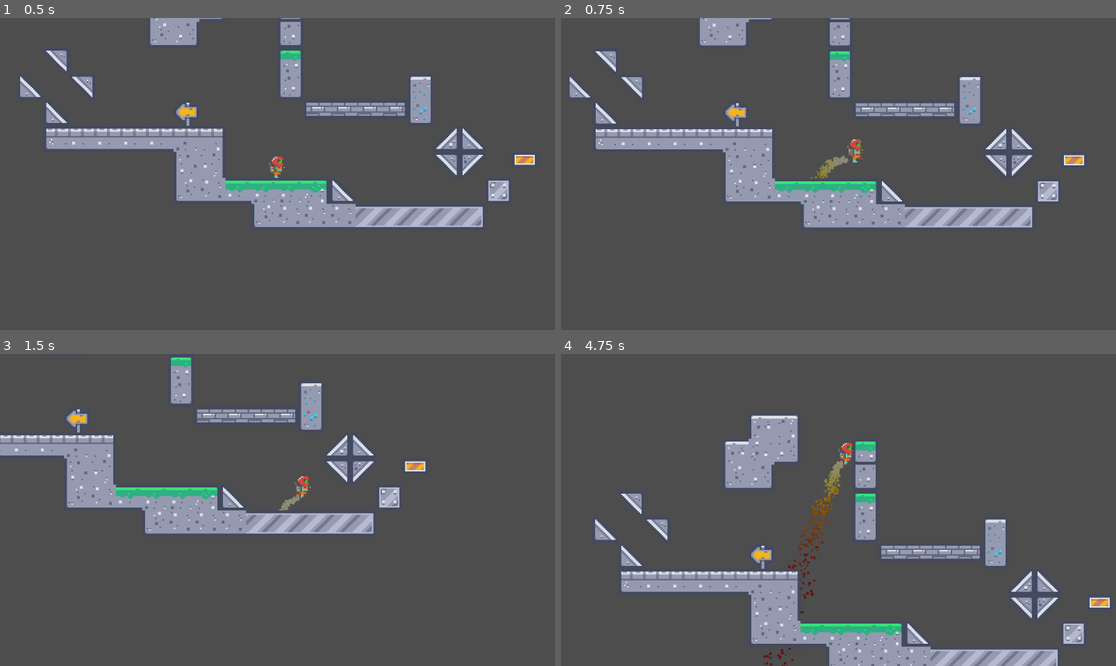
Above: before the commit, frames 1-4 (two rows, left to right).
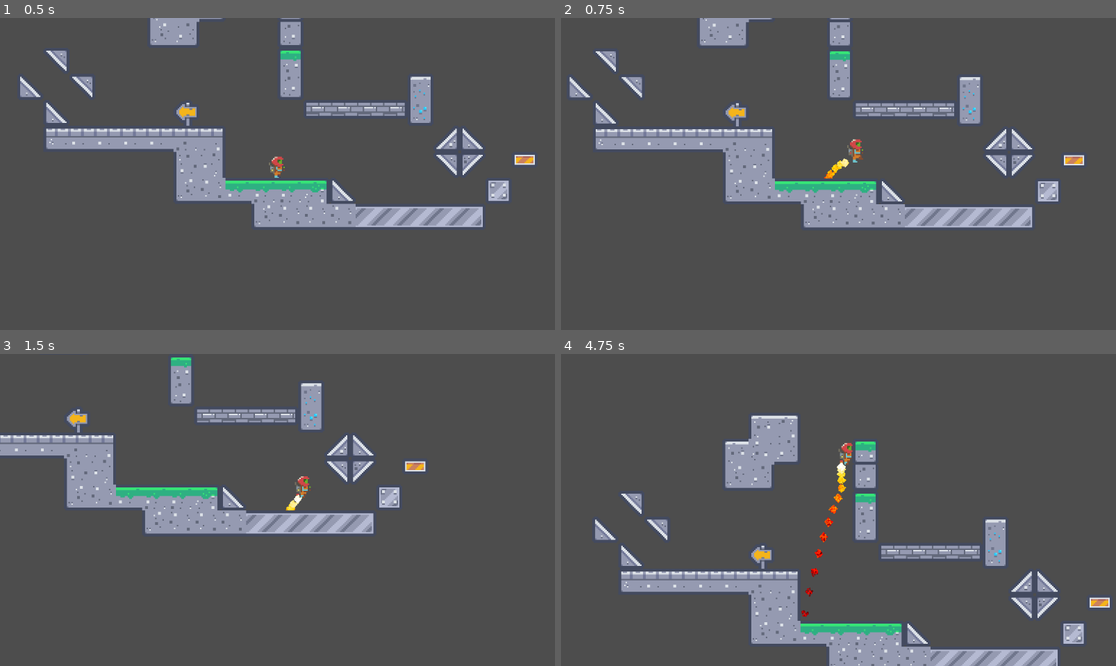
Above: after the commit, the same moments.

Repository: Kerwanc/TrantorIgniation
Game: Godot game, scene res://scenes/game.tscn
Same seed, same stepped clock (60 frames per second), same inputs: the game is played once before the commit and once after it.
Inputs:
- Up to frame 1 (0.5 s): no input
- Up to frame 2 (0.75 s): tap Enter (ui_accept) at 0.5 s; hold Right (ui_right) from 0.53 s (still down); hold Enter (ui_accept) from 0.53 s (still down)
- Up to frame 3 (1.5 s): keep holding Right (ui_right); release Enter (ui_accept) at 1.28 s; tap Enter (ui_accept) at 1.35 s
- Up to frame 4 (4.75 s): tap Enter (ui_accept) at 1.52, 1.82, 2.85, 3.02, 3.32, 4.35, 4.52 s; release Right (ui_right) at 2.03 s; hold Enter (ui_accept) 2.03-2.78 s; hold Left (ui_left) 2.03-4.28 s; hold Enter (ui_accept) 3.53-4.28 s; hold Right (ui_right) from 4.28 s (still down)

Frame 1 is identical in both runs. In frame 2, 0.2% of the frame differs, in the area x 44-52%, y 43-52%; in frame 3, 0.1%; in frame 4, 0.8%, in the area x 36-52%, y 34-100%.

Commit message:
feat(particles): adding new way to display particles and adding shake when charging

Diff:
--- /dev/null
+++ b/scenes/cpu_particles_2d.gd
@@ -0,0 +1,22 @@
+extends CPUParticles2D
+
+@export var max_lifetime: float = 2.0
+@export var min_lifetime: float = 0.1
+
+func _process(_delta):
+	# Cast ray downward to find ground
+	var space_state = get_world_2d().direct_space_state
+	var query = PhysicsRayQueryParameters2D.create(
+		global_position,
+		global_position + Vector2(0, 200)  # Check further down
+	)
+
+	var result = space_state.intersect_ray(query)
+	if result:
+		# Adjust lifetime based on distance to ground
+		var distance_to_ground = result.position.distance_to(global_position)
+		# Shorter distance = shorter lifetime
+		lifetime = clamp(distance_to_ground / 100.0, min_lifetime, max_lifetime)
+	else:
+		# No ground found, use max lifetime
+		lifetime = max_lifetime
--- a/scenes/player.gd
+++ b/scenes/player.gd
@@ -4,7 +4,10 @@
 const MIN_JUMP_POWER = -100.0
 const MAX_JUMP_POWER = -700.0
 const CHARGE_RATE = 600.0
+const SHAKE_INCREASE_RATE = 5.0
+const SHAKE_MAX = 2.5
 
+var shake_intensity = 0.0
 var jump_charge = 0.0
 var jump_used = false
 
@@ -24,6 +27,21 @@
 		jump_used = false
 		jump_charge = 0.0
 
+func handle_shake(delta: float) -> void:
+	if Input.is_action_pressed("ui_accept"):
+		shake_intensity = min(shake_intensity + SHAKE_INCREASE_RATE * delta, SHAKE_MAX)
+
+		# Appliquer le tremblement aléatoire
+		var shake_offset = Vector2(
+			randf_range(-shake_intensity, shake_intensity),
+			randf_range(-shake_intensity, shake_intensity)
+		)
+		$AnimatedSprite2D.offset = shake_offset
+	else:
+		# Réduire l'intensité quand on relâche
+		shake_intensity = max(shake_intensity - SHAKE_INCREASE_RATE * 2 * delta, 0.0)
+		$AnimatedSprite2D.offset = Vector2.ZERO
+
 func handle_jump(delta : float) -> void:
 	handle_landing()
 	handle_charge_jump(delta)
@@ -41,15 +59,16 @@
 	else:
 		velocity.x = move_toward(velocity.x, 0, SPEED)
 
-func manage_particules_orientation(direction) -> void :
+func manage_particules_orientation(direction) -> void:
+	var particles = $GPUParticles2D
 	if direction > 0:
-		$CPUParticles2D.direction = Vector2(-1, -1)
-		$CPUParticles2D.position.x = -4
+		particles.rotation_degrees = 45
+		particles.position.x = -4
 	elif direction < 0:
-		$CPUParticles2D.direction = Vector2(1, -1)
-		$CPUParticles2D.position.x = 4
-	else :
-		$CPUParticles2D.direction = Vector2(0, -1)
+		particles.rotation_degrees = -45
+		particles.position.x = 4
+	else:
+		particles.rotation_degrees = 0
 
 func proccess_animation() -> void :
 	var direction := Input.get_axis("ui_left", "ui_right")
@@ -63,10 +82,10 @@
 			$AnimatedSprite2D.play("idle")
 	if velocity.y < 0 :
 		$AnimatedSprite2D.play("flying")
-		$CPUParticles2D.emitting = true
+		$GPUParticles2D.emitting = true
 	if velocity.y > 0 :
 		$AnimatedSprite2D.play("falling")
-		$CPUParticles2D.emitting = false
+		$GPUParticles2D.emitting = false
 
 
 
@@ -74,5 +93,6 @@
 	handle_gravity(delta)
 	handle_jump(delta)
 	update_velocity()
+	handle_shake(delta)
 	proccess_animation()
 	move_and_slide()
--- a/scenes/player.tscn
+++ b/scenes/player.tscn
@@ -2,6 +2,7 @@
 
 [ext_resource type="Script" uid="uid://lj43eeum72hj" path="res://scenes/player.gd" id="1_g2els"]
 [ext_resource type="Texture2D" uid="uid://ba75k7i5yub1w" path="res://assets/Characters/SpaceExplorerSheet(1).png" id="2_g2els"]
+[ext_resource type="Script" uid="uid://cei3fn5pexj0" path="res://scenes/cpu_particles_2d.gd" id="3_dqkch"]
 [ext_resource type="Script" uid="uid://bjv8mcwjefc48" path="res://scenes/player_colisions.gd" id="3_qhqgy"]
 
 [sub_resource type="AtlasTexture" id="AtlasTexture_smehm"]
@@ -85,6 +86,20 @@
 colors = PackedColorArray(1, 0.95686275, 0.9019608, 1, 1, 0.94509804, 0.4627451, 1, 1, 0.59607846, 0, 1, 0.7176471, 0.10980392, 0.10980392, 1)
 metadata/_snap_count = 30
 
+[sub_resource type="Gradient" id="Gradient_dqkch"]
+offsets = PackedFloat32Array(0, 0.26923078, 0.55494505, 0.8076923, 0.99450547)
+colors = PackedColorArray(1, 1, 1, 1, 1, 0.84313726, 0, 1, 1, 0.4, 0, 1, 1, 0, 0, 1, 0.37254903, 0, 0, 0.7764706)
+
+[sub_resource type="GradientTexture1D" id="GradientTexture1D_qlg0r"]
+gradient = SubResource("Gradient_dqkch")
+
+[sub_resource type="ParticleProcessMaterial" id="ParticleProcessMaterial_tuyoq"]
+lifetime_randomness = 0.5
+emission_shape = 3
+emission_box_extents = Vector3(2, 2, 0)
+gravity = Vector3(0, 98, 0)
+color_ramp = SubResource("GradientTexture1D_qlg0r")
+
 [node name="Player" type="CharacterBody2D" unique_id=1328390747]
 script = ExtResource("1_g2els")
 
@@ -115,6 +130,7 @@
 scale_amount_max = 2.0
 color = Color(0.5482341, 0.56586486, 0.52507347, 1)
 color_ramp = SubResource("Gradient_g2els")
+script = ExtResource("3_dqkch")
 
 [node name="Camera2D" type="Camera2D" parent="." unique_id=71976776]
 zoom = Vector2(3, 3)
@@ -124,3 +140,14 @@
 script = ExtResource("3_qhqgy")
 
 [node name="CollisionShape2D" type="CollisionShape2D" parent="Area2D" unique_id=897668653]
+
+[node name="GPUParticles2D" type="GPUParticles2D" parent="." unique_id=1765561909]
+light_mask = 2
+position = Vector2(-4, -4)
+emitting = false
+amount = 1000
+lifetime = 0.5
+preprocess = 1.0
+collision_base_size = 0.0
+trail_lifetime = 0.5
+process_material = SubResource("ParticleProcessMaterial_tuyoq")
Not shown, added: scenes/cpu_particles_2d.gd.uid
